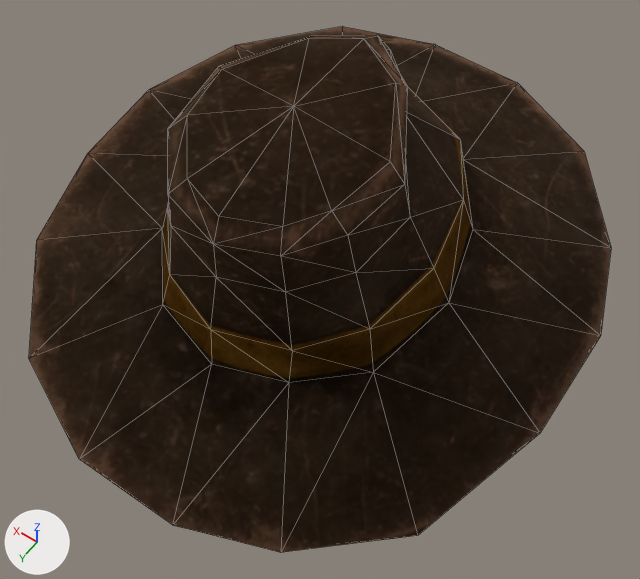
One commit to the glTF model assets/models/KOZA_KAPELUSZ_01.glb: the scene before it, then after it.
The view is the same before and after, from a camera (50 mm lens) standing at (-0.253, 0.338, 0.514) and looking at (-0.025, 0.019, 0.013). Lighting does not change. The marker at lower left points along +X, +Y and +Z. Mesh edges are drawn as thin lines. Vertices at the same position are counted once.

The scene before the commit, as lines of its bpy script (objects in view):
```python
mat_koza_kapelusz_01 = principled_material('KOZA_KAPELUSZ_01')
mat_koza_kapelusz_01.texture = img_koza_kapelusz_01
mat_koza_kapelusz_01.metallic = 1.0
mat_koza_kapelusz_01.roughness = 1.0
me_mesh = bpy.data.meshes.new('Mesh')
me_mesh.from_pydata(...)  # 104 vertices, 204 faces; spans x -0.203..0.209, y -0.26..0.203, z -0.055..0.167
me_mesh.materials.append(mat_koza_kapelusz_01)  # picture img_koza_kapelusz_01
ob_mesh = bpy.data.objects.new('Mesh', me_mesh)
ob_mesh.location = (0.0, 0.0, 0.0)
```
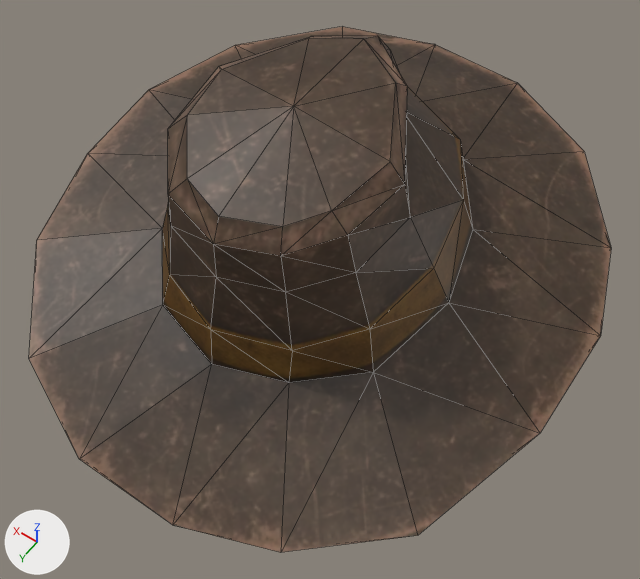
Edits to the bpy script that builds the scene:
```text
Change mat_koza_kapelusz_01:
    mat_koza_kapelusz_01.metallic: 1.0 -> 0.0
    mat_koza_kapelusz_01.roughness: 1.0 -> 0.5
Change me_mesh:
    where me_mesh.from_pydata(...)  # 104 vertices, 204 faces; spans x -0.203..0.209, y -0.26..0.203, z -0.055..0.167
    used by ob_mesh; location = (0.0, 0.0, 0.0)
    me_mesh part 1: 8 of the faces centred in x -0.122..0.036, y -0.222..0.112, z -0.029..0.162 are now shaded flat
```

Pixel boxes (x1, y1, x2, y2) of what changed, in the pictures (640 x 579 px):
'Mesh', surface changed, shading changed
    both: (29, 27, 611, 552)
part 1 of me_mesh, shading changed
    both: (281, 45, 517, 552)
